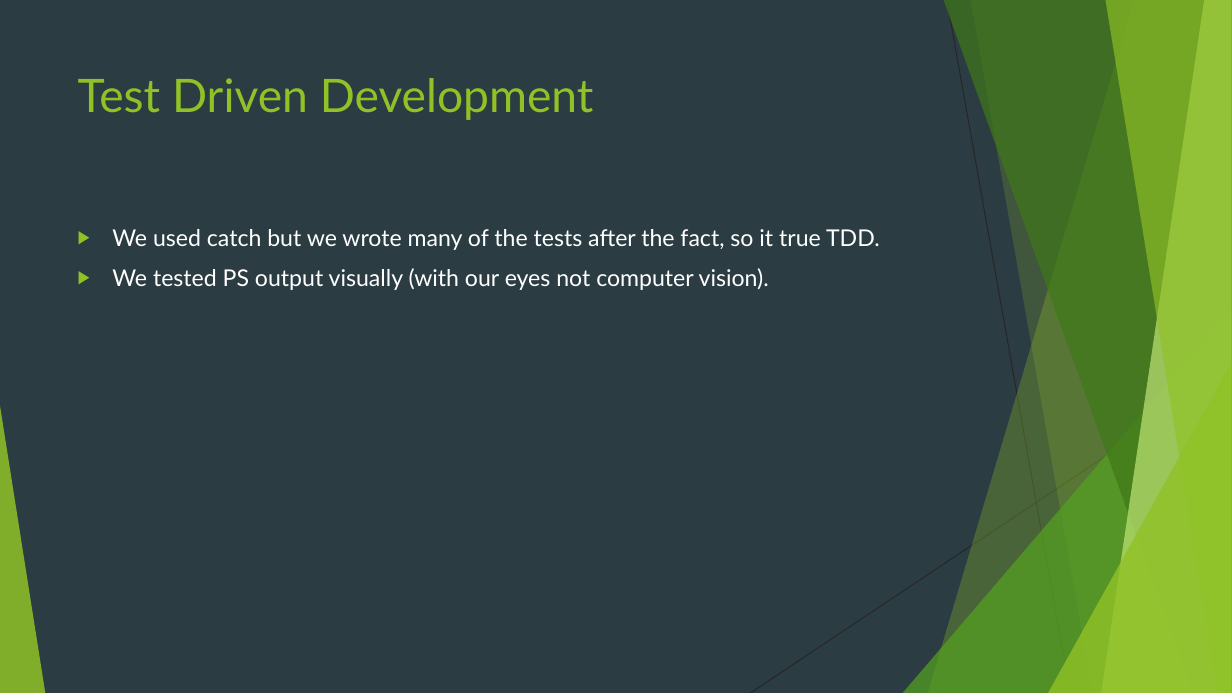
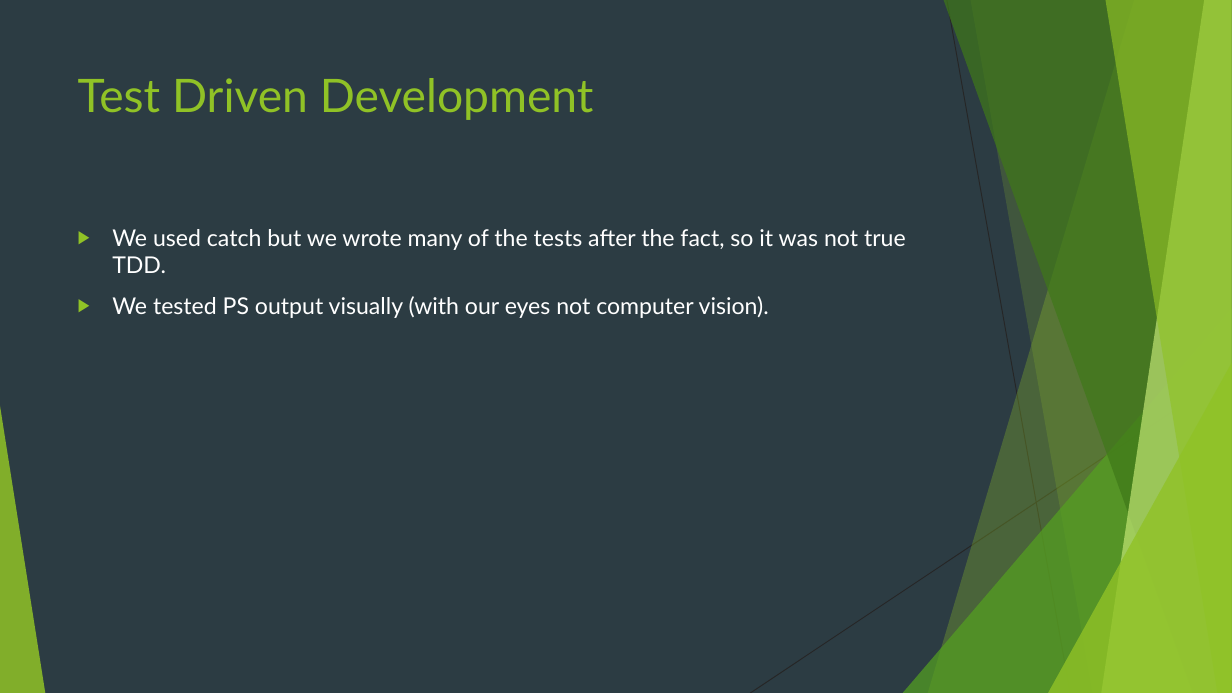
Before and after one commit to namikim97/cs372_project2_cps, a slide deck: slide 3 of CPS.pptx. Drawn at 1232x693 pixels with LibreOffice and Linux fonts; fonts in the diff are those of the drawing. Boxes give left, top, right and bottom in pixels: in the first picture for what was removed or moved away, otherwise in the second. Text is boxed around its words. In the diff, an @@ line names an element or a change of style, - is before the commit and + after.

```diff
--- a/CPS.pptx
+++ b/CPS.pptx
@@ text at [112, 229, 906, 273]: text changed @@
-▶ We used catch but we wrote many of the tests after the fact, so it true TDD.
+▶ We used catch but we wrote many of the tests after the fact, so it was not true TDD.
```
Also in this commit, not shown: 2 other slides changed.
